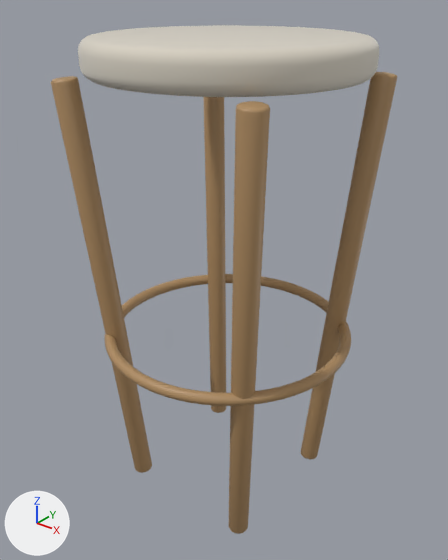
What one commit did to the Blender file modelos-blender/taburete.blend.
Both versions are drawn from a camera (50 mm lens) standing at (0.486, -0.617, 0.709) and looking at (-0.005, -0.002, 0.328). The axes (+X, +Y, +Z) are drawn at lower left. The lights are the same throughout. The first picture is the older version.

The scene before the commit, as lines of its bpy script (objects in view):
```python
ob_aro = bpy.data.objects.new('Aro', me_torus_013)
ob_aro.location = (0.0, 0.0, 0.25)
ob_asiento = bpy.data.objects.new('Asiento', me_asiento)
ob_asiento.location = (0.0, 0.0, 0.627)
ob_pata_005 = bpy.data.objects.new('Pata.005', me_pata)
ob_pata_005.location = (-0.117, -0.117, 0.302)
ob_pata_005.rotation_euler = (0.0698, -0.0698, 0.0)  # degrees (4, -4, 0)
ob_pata_006 = bpy.data.objects.new('Pata.006', me_pata_001)
ob_pata_006.location = (-0.117, 0.117, 0.302)
ob_pata_006.rotation_euler = (-0.0698, -0.0698, 0.0)  # degrees (-4, -4, 0)
ob_pata_007 = bpy.data.objects.new('Pata.007', me_pata_002)
ob_pata_007.location = (0.117, -0.117, 0.302)
ob_pata_007.rotation_euler = (0.0698, 0.0698, 0.0)  # degrees (4, 4, 0)
ob_pata_008 = bpy.data.objects.new('Pata.008', me_pata_003)
ob_pata_008.location = (0.117, 0.117, 0.302)
ob_pata_008.rotation_euler = (-0.0698, 0.0698, 0.0)  # degrees (-4, 4, 0)
```
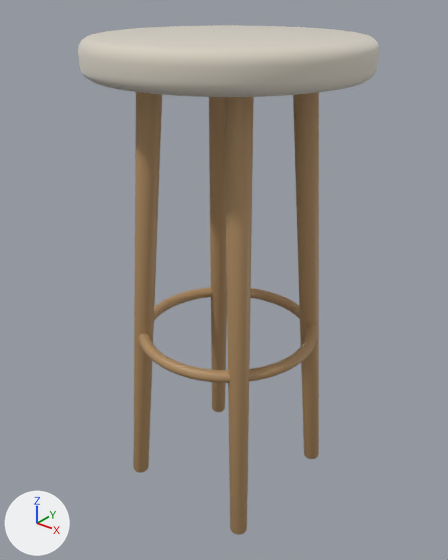
What differs and where, as boxes (x1, y1, x2, y2) in the pictures (448 x 560 px):
'Pata.007', moved, turned: before (229, 101, 270, 534); after (133, 92, 162, 473)
'Pata.008', moved, turned: before (301, 72, 397, 459); after (224, 97, 254, 535)
'Pata.005', moved, turned: before (51, 76, 152, 473); after (293, 92, 319, 459)
'Aro', reshaped (28% narrower, 27% shorter): before (105, 274, 351, 406); after (139, 287, 317, 383)
'Pata.006', moved, turned: before (203, 97, 226, 413); after (209, 97, 227, 412)

Patch to the scene script:
```diff
--- a/modelos-blender/taburete.blend.py
+++ b/modelos-blender/taburete.blend.py
@@ me_torus_013 @@
 # used by ob_aro; location = (0.0, 0.0, 0.25)
-me_torus_013.from_pydata(...)  # 768 vertices, 768 faces; spans x -0.177..0.177, y -0.177..0.177, z -0.008..0.008
+me_torus_013.from_pydata(...)  # 768 vertices, 768 faces; spans x -0.129..0.129, y -0.129..0.129, z -0.008..0.008
+# me_torus_013 part 1: 768 of 768 vertices moved; they spanned x -0.177..0.177, y -0.177..0.177, z -0.008..0.008 and now span x -0.129..0.129, y -0.129..0.129, z -0.008..0.008; mean shift (0.0, 0.0, 0.0)
 me_torus_013.materials.append(mat_madera_clara)
@@ ob_pata_005 @@
 ob_pata_005 = bpy.data.objects.new('Pata.005', me_pata)
-ob_pata_005.location = (-0.117, -0.117, 0.302)
-ob_pata_005.rotation_euler = (0.0698, -0.0698, 0.0)  # degrees (4, -4, 0)
+ob_pata_005.location = (0.083, 0.083, 0.302)
+ob_pata_005.rotation_euler = (0.0742, 0.0, -0.785)  # degrees (4.3, 0, -45)
 _m = ob_pata_005.modifiers.new('Bisel', 'BEVEL')
@@ ob_pata_006 @@
 ob_pata_006 = bpy.data.objects.new('Pata.006', me_pata_001)
-ob_pata_006.location = (-0.117, 0.117, 0.302)
-ob_pata_006.rotation_euler = (-0.0698, -0.0698, 0.0)  # degrees (-4, -4, 0)
+ob_pata_006.location = (-0.083, 0.083, 0.302)
+ob_pata_006.rotation_euler = (0.0742, 0.0, 0.785)  # degrees (4.3, 0, 45)
 _m = ob_pata_006.modifiers.new('Bisel', 'BEVEL')
@@ ob_pata_007 @@
 ob_pata_007 = bpy.data.objects.new('Pata.007', me_pata_002)
-ob_pata_007.location = (0.117, -0.117, 0.302)
-ob_pata_007.rotation_euler = (0.0698, 0.0698, 0.0)  # degrees (4, 4, 0)
+ob_pata_007.location = (-0.083, -0.083, 0.302)
+ob_pata_007.rotation_euler = (0.0742, 0.0, 2.356)  # degrees (4.3, 0, 135)
 _m = ob_pata_007.modifiers.new('Bisel', 'BEVEL')
@@ ob_pata_008 @@
 ob_pata_008 = bpy.data.objects.new('Pata.008', me_pata_003)
-ob_pata_008.location = (0.117, 0.117, 0.302)
-ob_pata_008.rotation_euler = (-0.0698, 0.0698, 0.0)  # degrees (-4, 4, 0)
+ob_pata_008.location = (0.083, -0.083, 0.302)
+ob_pata_008.rotation_euler = (0.0742, 0.0, -2.356)  # degrees (4.3, 0, -135)
 _m = ob_pata_008.modifiers.new('Bisel', 'BEVEL')
```
